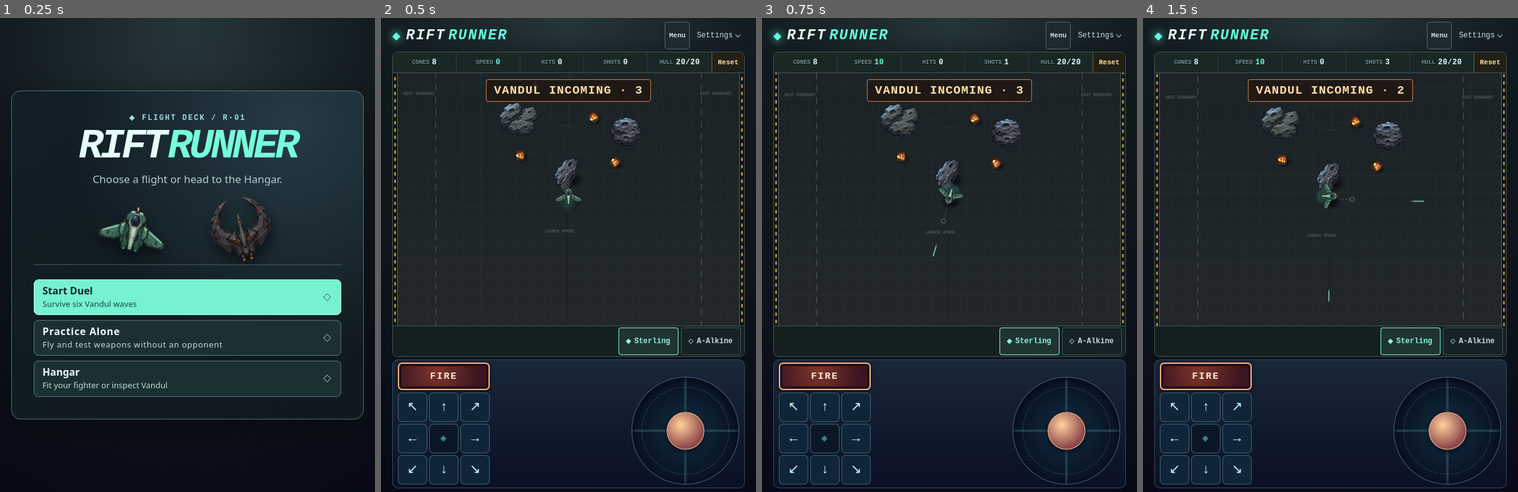
Above: before the commit, frames 1-4 (left to right).
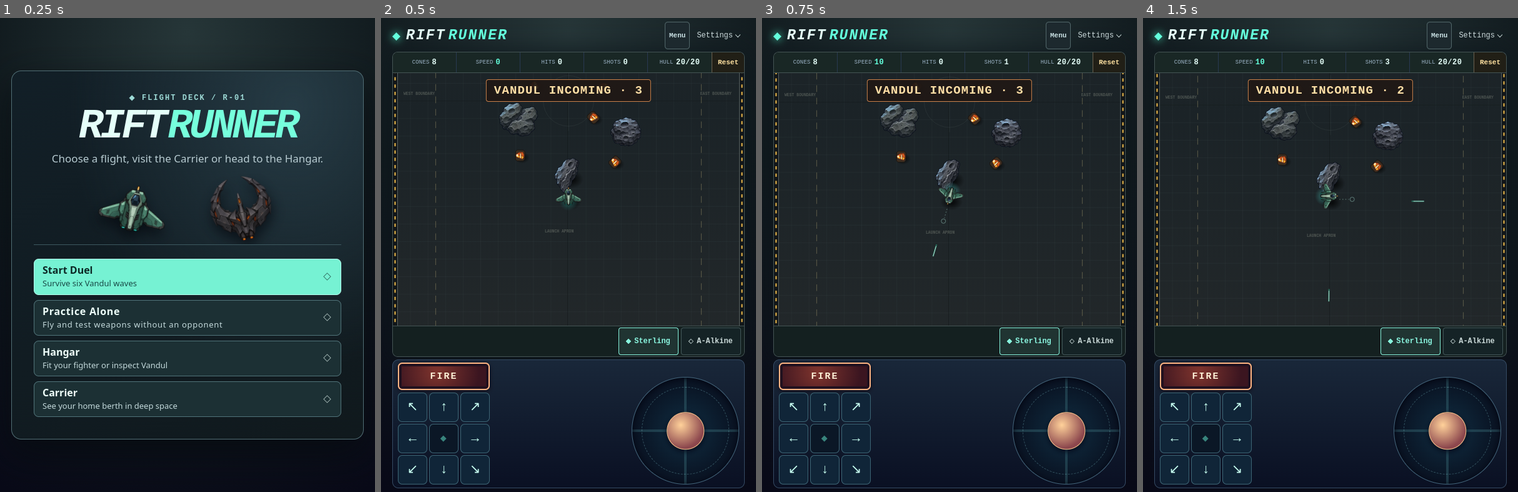
Above: after the commit, the same moments.

Repository: gambizt3-dev/rift-runner
Game: browser game, page index.html
Same seed, same stepped clock (60 frames per second), same inputs: the game is played once before the commit and once after it.
Inputs (mouse positions are in pixels of both pictures, inside the frame that each line leads up to):
- Up to frame 1 (0.25 s): no input
- Up to frame 2 (0.5 s): click "Start Duel Survive six Vandul…" at 0.27 s
- Up to frame 3 (0.75 s): click "LAUNCH APRON" at 0.52 s
- Up to frame 4 (1.5 s): hold Right from 1.03 s (still down); click (1330, 226) at 1.07 s; tap Space at 1.1 s

The runs differ from the first frame. In frame 1, 18% of the frame differs, in the area x 3-97%, y 11-89%; in frame 2, nothing differs; in frame 3, nothing differs; in frame 4, nothing differs.

Commit message:
Add a deep-space Carrier page

Diff:
--- /dev/null
+++ b/carrier.css
@@ -0,0 +1,83 @@
+:root{
+ color-scheme:dark;
+ font-family:ui-monospace,SFMono-Regular,Consolas,monospace;
+ color:#d8eff1;
+ background:#050a13;
+}
+*,*::before,*::after{box-sizing:border-box}
+body{margin:0}
+.carrier-view{
+ --side:clamp(16px,4vw,45px);
+ position:relative;isolation:isolate;
+ display:grid;grid-template-rows:auto minmax(0,1fr) auto;
+ min-height:100vh;min-height:100svh;min-height:100dvh;
+ padding:max(17px,env(safe-area-inset-top,0px)) max(var(--side),env(safe-area-inset-right,0px)) max(18px,env(safe-area-inset-bottom,0px)) max(var(--side),env(safe-area-inset-left,0px));
+ background:
+  radial-gradient(circle at 15px 22px,#bfdcec84 0 .45px,transparent 1.4px) 0 0 / 137px 157px,
+  radial-gradient(circle at 33px 41px,#8db5d278 0 .45px,transparent 1.05px) 12px 7px / 109px 141px,
+  radial-gradient(circle at 57px 77px,#87c5d558 0 .6px,transparent 1.4px) 28px 31px / 173px 193px,
+  radial-gradient(ellipse at 49% 50%,#0a1929 2%,#071120 42%,#03070e 82%);
+}
+.carrier-art{
+ --height-trim:56px;
+ position:absolute;z-index:-1;inset:54px 0 30px;
+ display:grid;place-items:center;overflow:hidden;container-type:size;
+}
+.carrier-scene{
+ position:relative;aspect-ratio:2 / 3;
+ width:min(100%,810px,calc(66.6667vh - var(--height-trim)));
+ width:min(100%,810px,calc(66.6667dvh - var(--height-trim)));
+ width:min(100cqw,810px,66.6667cqh);
+}
+.carrier-hull{
+ display:block;width:100%;height:100%;
+ object-fit:contain;object-position:50% 50%;
+ color:#a9c9d0;font-size:.82rem;
+}
+.carrier-fighter{
+ position:absolute;left:50%;top:73.5%;width:11%;height:auto;
+ display:block;transform:translate(-50%,-50%);pointer-events:none;
+ filter:drop-shadow(0 1px 2px #051218);
+}
+.carrier-header{
+ grid-row:1;display:flex;justify-content:space-between;align-items:flex-start;gap:11px;
+}
+.carrier-ident{min-width:0}
+.carrier-kicker{
+ margin:0 0 5px;color:#a1cad0;font-size:clamp(.59rem,2.55vw,.72rem);
+ font-weight:700;text-transform:uppercase;letter-spacing:.1em;line-height:1.3;
+ text-shadow:0 1px 12px #02070f,0 1px 2px #02070f;
+}
+.carrier-kicker span{color:#67939d}
+h1{
+ margin:0;font-size:clamp(1.65rem,7vw,3.5rem);line-height:1.02;
+ text-transform:uppercase;letter-spacing:.09em;text-shadow:0 2px 18px #02070f,0 1px 2px #02070f;
+}
+.carrier-back{
+ flex:none;min-height:44px;display:inline-flex;align-items:center;gap:.5em;padding:.43rem .76rem;
+ background:#0a1824e8;border:1px solid #496b79;border-radius:5px;color:#e1f5f2;
+ font-weight:750;font-size:clamp(.7rem,2.7vw,.83rem);text-decoration:none;
+}
+.carrier-back span{color:#9df5e7;font-size:1.15em}
+.carrier-back:hover{background:#122837;border-color:#8ac5cd}
+.carrier-back:focus-visible{outline:2px solid #c7ffe9;outline-offset:3px}
+.carrier-footer{grid-row:3;display:flex;justify-content:center}
+.carrier-berth{
+ background:#071520e8;border:1px solid #456474;border-radius:4px;
+ padding:9px 12px;box-shadow:0 4px 20px #0008;
+}
+.carrier-status{
+ display:flex;align-items:center;justify-content:center;gap:8px;
+ margin:0;color:#bbe9e9;font-size:clamp(.62rem,2.9vw,.78rem);
+ font-weight:750;letter-spacing:.07em;text-transform:uppercase;
+}
+.carrier-signal{
+ width:6px;height:6px;border-radius:50%;background:#8df2dc;box-shadow:0 0 9px #71eac699;
+}
+@media (max-height:490px) and (orientation:landscape){
+ .carrier-view{padding-block:max(10px,env(safe-area-inset-top,0px)) max(9px,env(safe-area-inset-bottom,0px))}
+ .carrier-art{--height-trim:0px;inset-block:0}
+ h1{font-size:clamp(1.35rem,4vw,2.4rem)}
+ .carrier-footer{justify-content:flex-start}
+ .carrier-berth{padding:7px 9px}
+}
--- /dev/null
+++ b/carrier.html
@@ -0,0 +1,39 @@
+<!doctype html>
+<html lang="en">
+<head>
+<meta charset="utf-8">
+<meta name="viewport" content="width=device-width, initial-scale=1, viewport-fit=cover">
+<meta name="theme-color" content="#050a13">
+<meta name="apple-mobile-web-app-capable" content="yes">
+<meta name="apple-mobile-web-app-title" content="Rift Runner">
+<meta name="apple-mobile-web-app-status-bar-style" content="black-translucent">
+<title>Carrier · Rift Runner</title>
+<meta name="description" content="An exterior view of the Rift Runner carrier and your fighter’s home berth.">
+<link rel="manifest" href="./manifest.webmanifest">
+<link rel="icon" type="image/png" href="./rift-192.png">
+<link rel="apple-touch-icon" href="./rift-180.png">
+<link rel="stylesheet" href="./carrier.css?v=1">
+</head>
+<body>
+<main class="carrier-view" aria-labelledby="carrier-title">
+ <div class="carrier-art">
+  <div class="carrier-scene">
+   <img class="carrier-hull" src="./carrier-scene.webp" width="1024" height="1536" alt="Overhead view of the carrier in deep space with your fighter docked in its aft hangar." fetchpriority="high">
+   <img class="carrier-fighter" src="./fighter-winged.png?v=23" width="480" height="320" alt="" draggable="false">
+  </div>
+ </div>
+ <header class="carrier-header">
+  <div class="carrier-ident">
+   <p class="carrier-kicker">Rift Runner <span aria-hidden="true">/</span> Exterior view</p>
+   <h1 id="carrier-title">Carrier</h1>
+  </div>
+  <a class="carrier-back" href="./index.html"><span aria-hidden="true">←</span> Main Menu</a>
+ </header>
+ <footer class="carrier-footer">
+  <div class="carrier-berth">
+   <p class="carrier-status"><span class="carrier-signal" aria-hidden="true"></span>Docked <span aria-hidden="true">•</span> Hangar berth</p>
+  </div>
+ </footer>
+</main>
+</body>
+</html>
--- a/index.html
+++ b/index.html
@@ -12,7 +12,7 @@
 <link rel="icon" type="image/png" href="rift-192.png">
 <title>Rift Runner</title>
 <meta name="description" content="Pilot a low hovercraft through a single test arena. Push cones and try the manual blaster.">
-<link rel="stylesheet" href="style.css?v=48">
+<link rel="stylesheet" href="style.css?v=50">
 <script src="blaster-sfx.js" defer></script>
 <script src="ballistic-sfx.js?v=13" defer></script>
 <script src="ballistic-burst-echo-sfx.js?v=2" defer></script>
@@ -24,7 +24,7 @@
  <div class="main-menu-intro">
   <p class="menu-eyebrow">◆ Flight deck / R-01</p>
   <h1 id="main-menu-title">Rift<span>Runner</span></h1>
-  <p class="menu-intro-copy">Choose a flight or head to the Hangar.</p>
+  <p class="menu-intro-copy">Choose a flight, visit the Carrier or head to the Hangar.</p>
   <div class="menu-ship-art" aria-hidden="true">
    <img src="./fighter-winged.png?v=23" width="128" height="84" alt="">
    <img src="./vandul-ship.webp" width="116" height="116" alt="">
@@ -34,6 +34,7 @@
   <button class="menu-choice menu-choice-primary" id="main-menu-start" data-rift="start" type="button"><span>Start Duel</span><small>Survive six Vandul waves</small></button>
   <button class="menu-choice" data-rift="practice" type="button"><span>Practice Alone</span><small>Fly and test weapons without an opponent</small></button>
   <button class="menu-choice" id="main-menu-hangar" data-rift="hangar" type="button" aria-haspopup="dialog"><span>Hangar</span><small>Fit your fighter or inspect Vandul</small></button>
+  <a class="menu-choice" id="main-menu-carrier" href="./carrier.html"><span>Carrier</span><small>See your home berth in deep space</small></a>
  </div>
 </section>
 <div id="arena-screen" hidden>
--- a/style.css
+++ b/style.css
@@ -465,7 +465,8 @@
 .menu-choice-primary{background:#76f2d3;border-color:#b3ffed;color:#0c2825}
 .menu-choice-primary small{color:#174945}
 .menu-choice:hover{border-color:#edfff9}.menu-choice-primary:hover{background:#a4fce9}
-.menu-choice:focus-visible{outline-offset:3px}
+.menu-choice:focus-visible{outline:2px solid #f6ff9c;outline-offset:3px}
+a.menu-choice{text-decoration:none}
 .arena-menu-entry{padding-inline:6px;font-size:11px;background:#1d292e;color:#c8dfe2;border-color:#52676a}
 #overlay .rift-action[data-rift=main-menu]{background:#20343a;color:#e0f7f6;border:1px solid #577b82;box-shadow:none}
 @media(max-height:550px) and (orientation:landscape){
@@ -474,3 +475,11 @@
  .main-menu h1{font-size:clamp(34px,7vw,53px)}
  .menu-ship-art{height:65px}
 }
+
+@media(max-height:630px) and (orientation:portrait){
+ .main-menu{gap:12px;padding-block:15px}
+ .main-menu-intro{gap:5px}
+ .menu-ship-art{height:55px;margin-top:2px}
+ .main-menu-actions{gap:6px}
+ .menu-choice{min-height:48px;padding-block:6px}
+}
--- /dev/null
+++ b/tests/carrier-page.test.cjs
@@ -0,0 +1,38 @@
+'use strict';
+const assert=require('node:assert/strict'),fs=require('node:fs'),path=require('node:path'),test=require('node:test');
+const site=['../dist','..'].map(p=>path.join(__dirname,p)).find(p=>fs.existsSync(path.join(p,'carrier.html')));
+const read=name=>fs.readFileSync(path.join(site,name),'utf8');
+test('Carrier is a native same-directory Main Menu link, separate from arena and Hangar',()=>{
+ const index=read('index.html'),menu=index.slice(index.indexOf('<section id="main-menu"'),index.indexOf('<div id="arena-screen"'));
+ assert.match(menu,/<a\b[^>]*\bid="main-menu-carrier"\s+href="\.\/carrier\.html"[^>]*>\s*<span>Carrier<\/span>/);
+ assert.match(menu,/<button[^>]+data-rift="hangar"/);
+ assert.ok(!index.slice(index.indexOf('<div id="arena-screen"')).includes('href="./carrier.html"'));
+ assert.match(read('carrier.html'),/<a\b[^>]+href="\.\/index\.html"[^>]*>.*Main Menu<\/a>/);
+});
+test('Carrier is only a silent exterior scene, with a readable status and contained sprite',()=>{
+ const page=read('carrier.html'),css=read('carrier.css');
+ assert.match(page,/<main[^>]*aria-labelledby="carrier-title"/);
+ assert.match(page,/<h1 id="carrier-title">Carrier<\/h1>/);
+ assert.match(page,/Docked .*Hangar berth/);
+ const image=page.match(/<img[^>]*src="\.\/carrier-scene\.webp"[^>]*>/)[0];
+ assert.match(image,/alt="Overhead view[^"]+"/);
+ const artPath=path.join(site,'carrier-scene.webp');
+ const webp=fs.readFileSync(artPath);
+ assert.equal(webp.toString('ascii',0,4),'RIFF');
+ assert.equal(webp.toString('ascii',8,12),'WEBP');
+ assert.equal(webp.toString('ascii',12,16),'VP8X');
+ assert.ok(webp[20]&0x10,'sprite includes a transparent alpha channel');
+ assert.equal(webp.readUIntLE(24,3)+1,1024);assert.equal(webp.readUIntLE(27,3)+1,1536);
+ assert.doesNotMatch(page,/<(?:script|audio|button|canvas|dialog)\b/i);
+ assert.match(css,/object-fit:contain/);
+ assert.match(css,/safe-area-inset-left/);assert.match(css,/safe-area-inset-bottom/);
+ assert.match(css,/radial-gradient\(circle/,'stars are furnished independently of the sprite');
+});
+
+test('the noninteractive docked fighter shares the art’s exact aspect-ratio frame',()=>{
+ const page=read('carrier.html'),css=read('carrier.css');
+ assert.match(page,/<div class="carrier-scene">\s*<img class="carrier-hull"[^>]+>\s*<img class="carrier-fighter"[^>]+src="\.\/fighter-winged\.png\?v=23"[^>]+alt=""[^>]*>/);
+ assert.match(css,/\.carrier-scene\{[^}]*position:relative;aspect-ratio:2 \/ 3/);
+ assert.match(css,/\.carrier-fighter\{[^}]*position:absolute;left:50%;top:73\.5%;width:11%/);
+ assert.match(css,/\.carrier-fighter\{[^}]*pointer-events:none/);
+});
Binary file added: carrier-scene.webp
